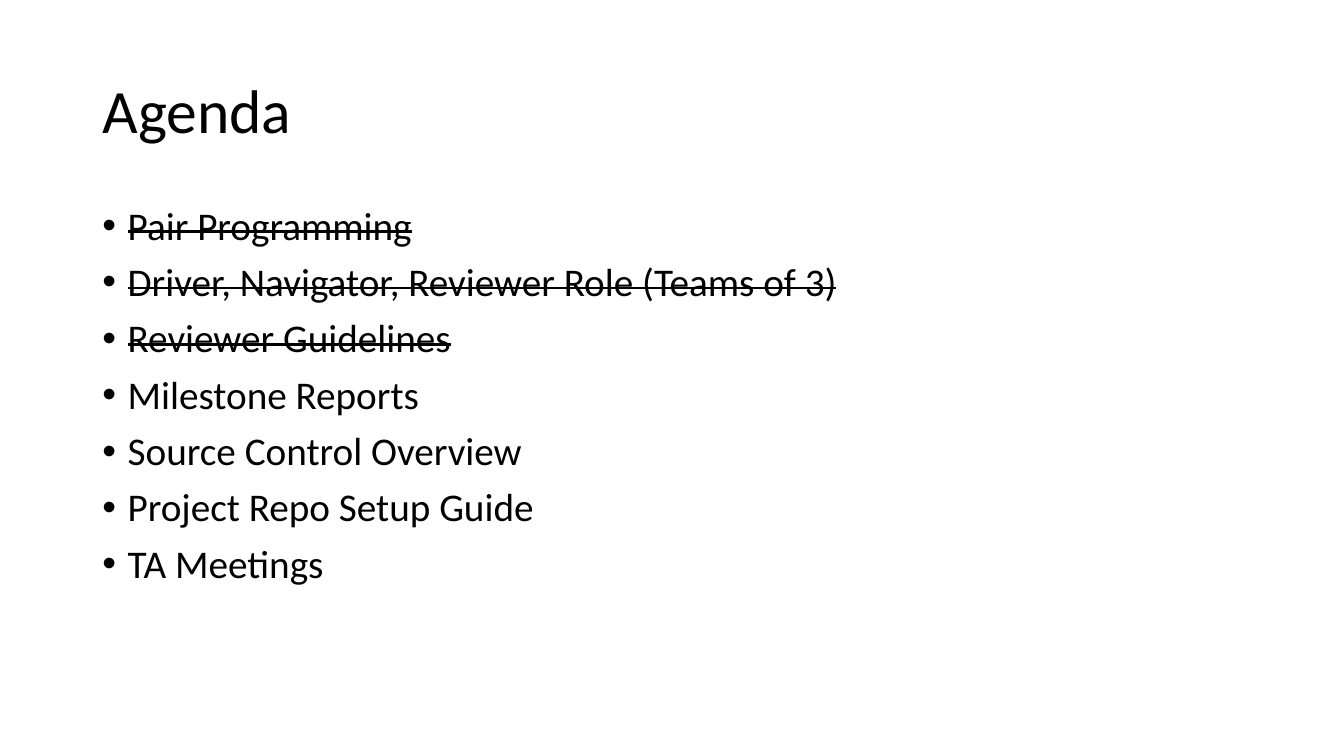
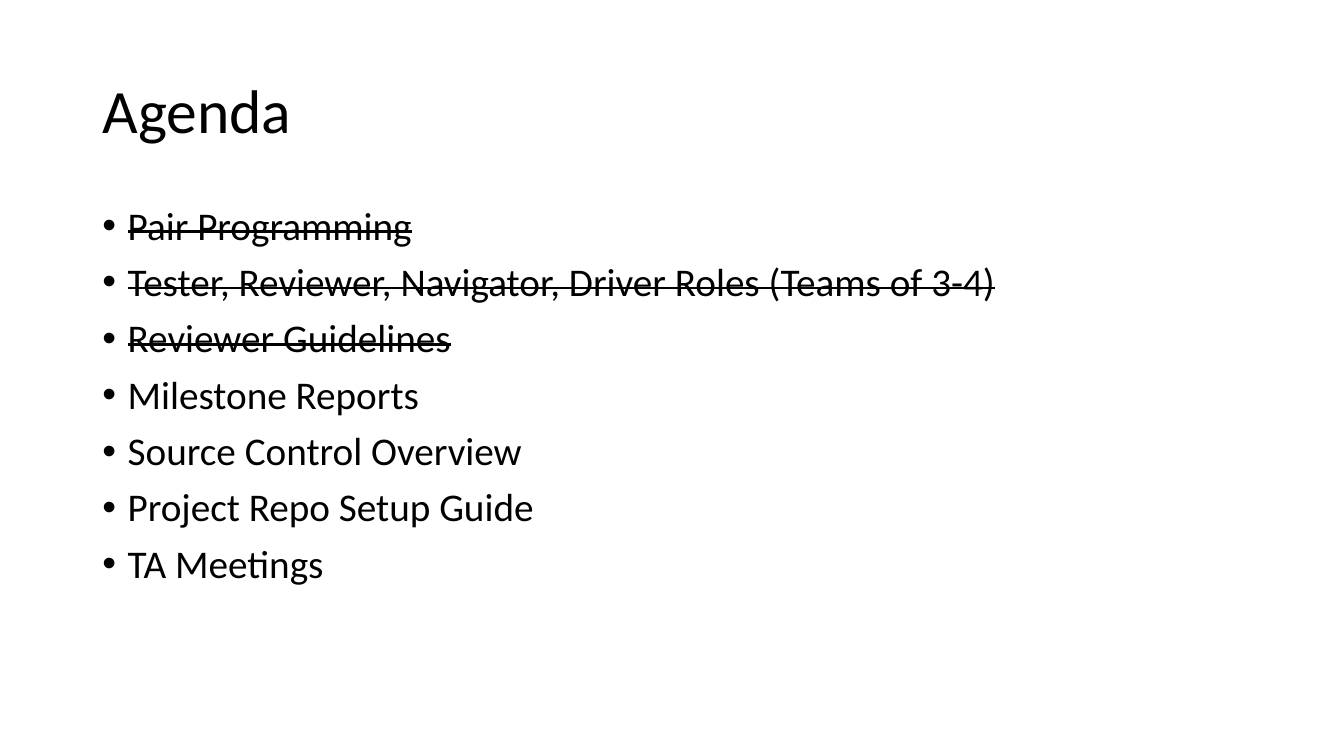
Before and after one commit to RHIT-CSSE/csse220, a slide deck: slide 1 of ClassMaterials/PairProgrammingAndSourceControl/Part4-MilestoneReports.pptx. Drawn at 1344x756 pixels with LibreOffice and Linux fonts; fonts in the diff are those of the drawing. Boxes give left, top, right and bottom in pixels: in the first picture for what was removed or moved away, otherwise in the second. Text is boxed around its words. In the diff, an @@ line names an element or a change of style, - is before the commit and + after.

Commit message:
updating slides for fourth role and updated project guidelines

```diff
--- a/ClassMaterials/PairProgrammingAndSourceControl/Part4-MilestoneReports.pptx
+++ b/ClassMaterials/PairProgrammingAndSourceControl/Part4-MilestoneReports.pptx
@@ text at [128, 267, 995, 303]: text changed @@
-• Driver, Navigator, Reviewer Role (Teams of 3)
+• Tester, Reviewer, Navigator, Driver Roles (Teams of 3-4)
```
Also in this commit, not shown: 1 other slide changed, 2 slides added, 14 other files.
